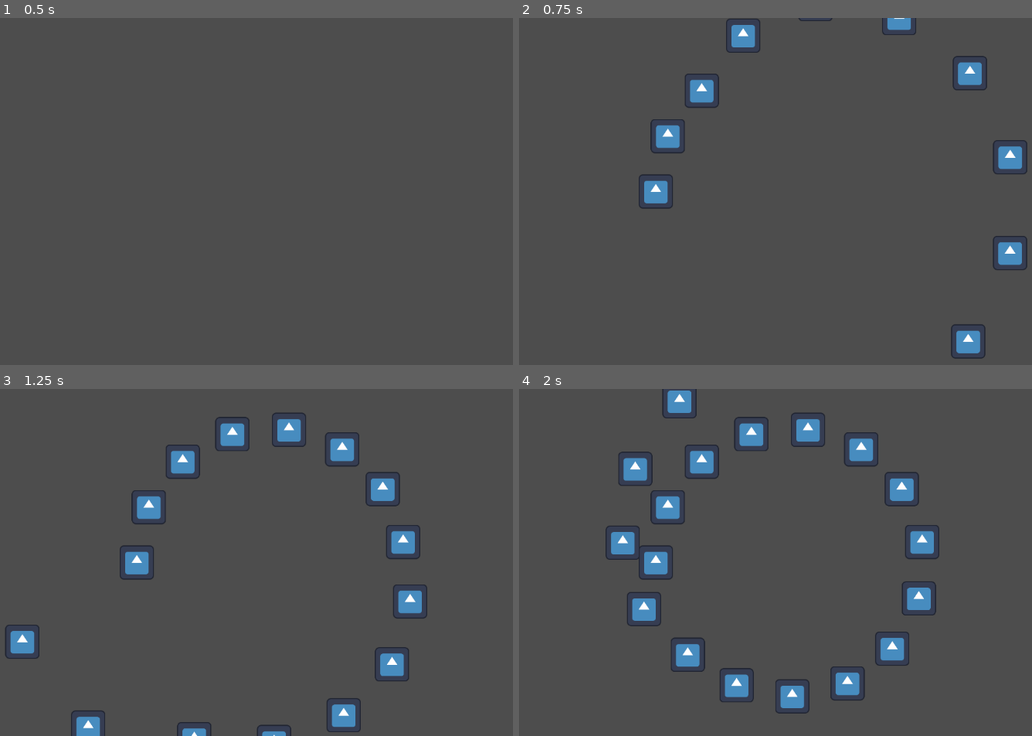
Above: before the commit, frames 1-4 (two rows, left to right).
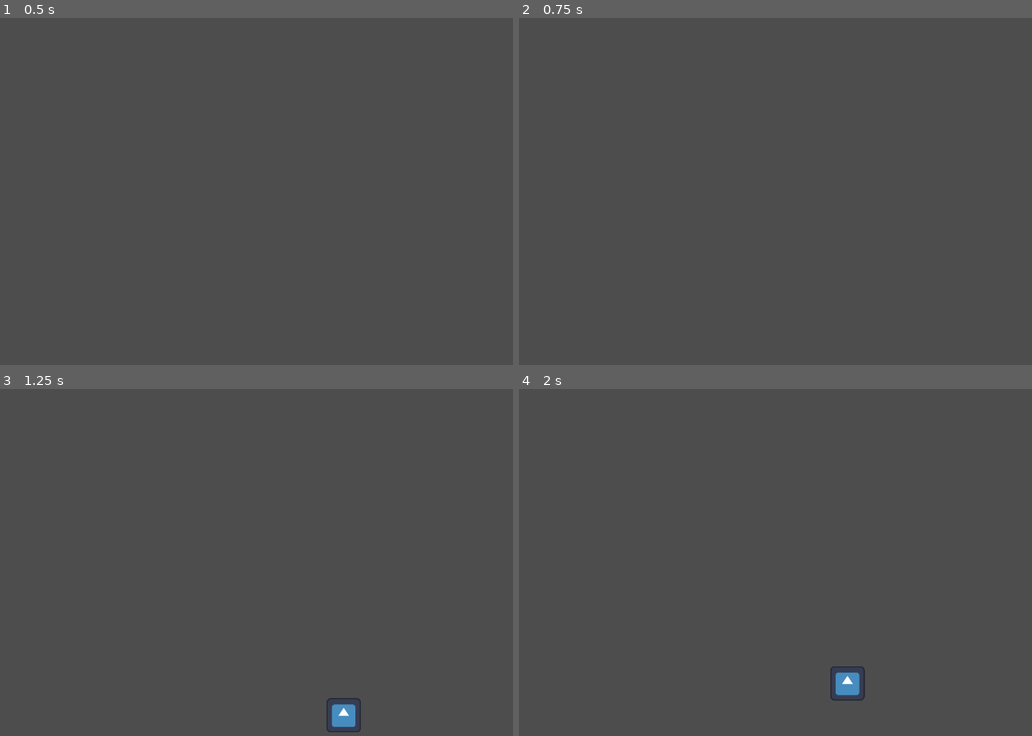
Above: after the commit, the same moments.

Repository: LovelyDream-Dev/Note-Spawning-System
Game: Godot game, scene res://NoteSpawnerComponent/Scenes/note_spawner.tscn
The game is run twice, just before and just after one commit, with the same random seed, the same clock (stepped at 60 frames per second) and the same inputs. The engine's default icon, where the game draws it, is replaced by a stand-in: a white triangle on a blue panel in a dark square. Sound files missing from this copy of the repository are replaced by a short silence.
Inputs:
- Up to frame 1 (0.5 s): no input
- Up to frame 2 (0.75 s): tap Enter (ui_accept) at 0.5 s
- Up to frame 3 (1.25 s): tap Enter (ui_accept) at 0.77 s
- Up to frame 4 (2 s): tap Enter (ui_accept) at 1.52 s

Frame 1 is identical in both runs. In frame 2, 3.5% of the frame differs, in the area x 23-100%, y 0-99%; in frame 3, 5.1%; in frame 4, 6.8%, in the area x 16-82%, y 0-94%.

Commit message:
Added functionality to control the side that notes spawn on, and the direction they spawn in. Created a hitObject class that stores note data. Created a parse_hit_times() functon to get note data from its dictionary.

Diff:
--- a/NoteSpawnerComponent/Scenes/note_spawner.gd
+++ b/NoteSpawnerComponent/Scenes/note_spawner.gd
@@ -5,13 +5,13 @@
 ## The side that notes begin spawning from. [br][br] [code]-1[/code]: Notes spawn from the left. [br][br] [code]1[/code]: Notes spawn from the right.
 @export_range(-1.0,1.0,2.0) var spawnSide:float = -1
 ## The direction, clockwise or counter-clockwise, that notes spawn in. [br][br][code]-1[/code]: Notes spawn counter-clockwise. br][br][code]1[/code]: Notes spawn clockwise.
-@export_range(-1.0,1.0,2.0) var spawnDirection:float = -1
+@export_range(-1.0,1.0,2.0) var spawnDirection:float = 1
 
 # TEMPORARY VALUE: The bpm of my test song
 var bpm:float = 163.0
 var secondsPerBeat:float
 var mainSongPosition:float
-var testHitTimes:Array = [0.0,0.1,0.2,0.3,0.4,0.5,0.6,0.7,0.8,0.9,1.0,1.1,1.2,1.3,1.4,1.5,1.6,1.7]
+var testHitTimes:Array = [{"start":1.0, "end":1.0, "side":1.0, "direction":1.0}]
 var currentlySpawnedNotes:Array = []
 # The amount of time in seconds a note spawns before its hit time
 var spawnWindowInSeconds:float = 1.0
@@ -30,20 +30,31 @@
 		spawn_notes()
 
 func spawn_notes():
-	for ht in testHitTimes:
-		if abs(mainSongPosition - ht) < spawnWindowInSeconds and ht not in currentlySpawnedNotes:
-			var testNoteSprite:Sprite2D = Sprite2D.new()
-			testNoteSprite.texture = load("res://icon.svg")
-			var beatPosition = ht/secondsPerBeat
+	for dict in testHitTimes:
+		var start:float = parse_hit_times(dict).start
+		var end:float = parse_hit_times(dict).end
+		var side:int = parse_hit_times(dict).side
+		var direction:int = parse_hit_times(dict).direction
+		if abs(mainSongPosition - start) < spawnWindowInSeconds and start not in currentlySpawnedNotes:
+			var beatPosition = start/secondsPerBeat
 			var angle = fmod(beatPosition, beatsPerRotation) * (TAU/beatsPerRotation)
 			var spawnPosition = get_position_along_radius(Vector2(0,0), spawnSide * radiusInPixels * 2, spawnDirection * angle)
 			var hitPosition = get_position_along_radius(Vector2(0,0), spawnSide * radiusInPixels, spawnDirection * angle)
+			var testNoteSprite:Sprite2D = Sprite2D.new()
+			testNoteSprite.texture = load("res://icon.svg")
 			testNoteSprite.position = spawnPosition
 			var tw = create_tween().set_ease(Tween.EASE_OUT_IN).set_trans(Tween.TRANS_LINEAR).parallel()
-			tw.tween_property(testNoteSprite, "position", hitPosition, ht-mainSongPosition)
+			tw.tween_property(testNoteSprite, "position", hitPosition, start-mainSongPosition)
 			self.add_child(testNoteSprite)
-			currentlySpawnedNotes.append(ht)
+			currentlySpawnedNotes.append(start)
 
+func parse_hit_times(dict:Dictionary):
+	var hitObject = HitObject.new()
+	hitObject.start = dict["start"]
+	hitObject.end = dict["end"]
+	hitObject.side = dict["side"]
+	hitObject.direction = dict["direction"]
+	return hitObject
 
 func get_position_along_radius(circleCenter:Vector2, circleRadius:float, angle:float):
 	return circleCenter + Vector2(cos(angle), sin(angle)) * circleRadius
--- a/NoteSpawnerComponent/Scenes/note_spawner.tscn
+++ b/NoteSpawnerComponent/Scenes/note_spawner.tscn
@@ -5,7 +5,6 @@
 
 [node name="NoteSpawner" type="Node2D"]
 script = ExtResource("1_65q1h")
-spawnDirection = 1.0
 
 [node name="VisualRadius" type="Node2D" parent="."]
 
--- /dev/null
+++ b/NoteSpawnerComponent/Scripts/hit_object_class.gd
@@ -0,0 +1,10 @@
+extends Node2D
+class_name HitObject
+
+## The time that this note is meant to be hit. If it is greater than [member hitEnd], the note will become a slider. [br] Nothing happens if it is the same as or less than [member hitEnd].
+var start:float
+var end:float
+## The side that this note is meant to be hit by. [br][br][code]-1[/code]: Left side. br][br][code]1[/code]: Right side.
+var side:int
+## The direction in which this note will spawn in. [br][br][code]-1[/code]: Spawns counter-clockwise. br][br][code]1[/code]: Spawns clockwise.
+var direction
Not shown, added: NoteSpawnerComponent/Scripts/hit_object_class.gd.uid
